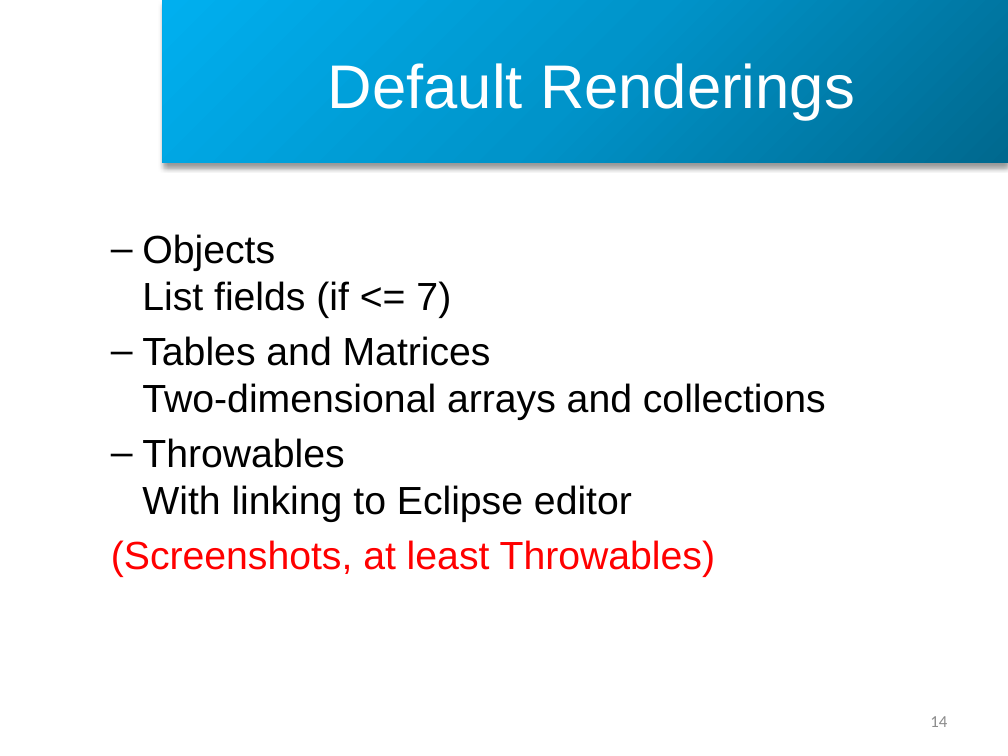
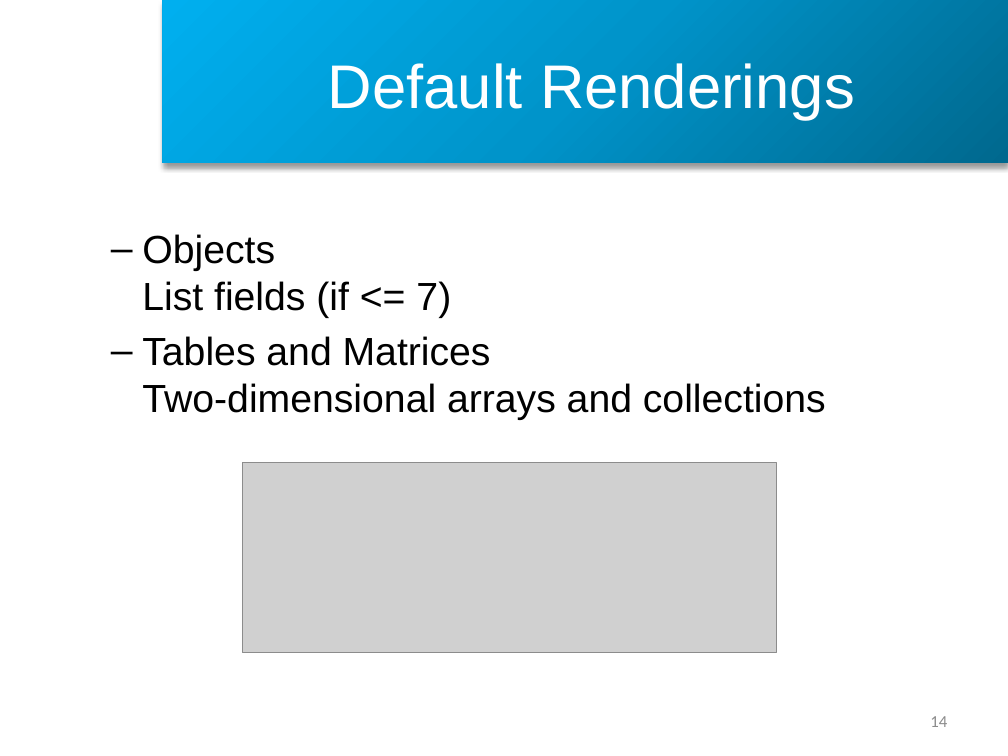
Before and after one commit to CedricReichenbach/DoodleDebug, a slide deck: slide 14 of presentations/Demo DoodleDebug Spring 2013.pptx. Drawn at 1008x756 pixels with LibreOffice and Linux fonts; fonts in the diff are those of the drawing; grey boxes stand for pictures; background and template pictures are left out. Boxes give left, top, right and bottom in pixels: in the first picture for what was removed or moved away, otherwise in the second. Text is boxed around its words. In the diff, an @@ line names an element or a change of style, - is before the commit and + after.

Commit message:
scg presentation stuff

```diff
--- a/presentations/Demo DoodleDebug Spring 2013.pptx
+++ b/presentations/Demo DoodleDebug Spring 2013.pptx
@@ text at (111,438,715,577): paragraphs removed @@
-  – Throwables
-    With linking to Eclipse editor
-  (Screenshots, at least Throwables)
@@ picture added at (242,463,776,653) @@
```
Also in this commit, not shown: 2 slides added, 7 other files.
